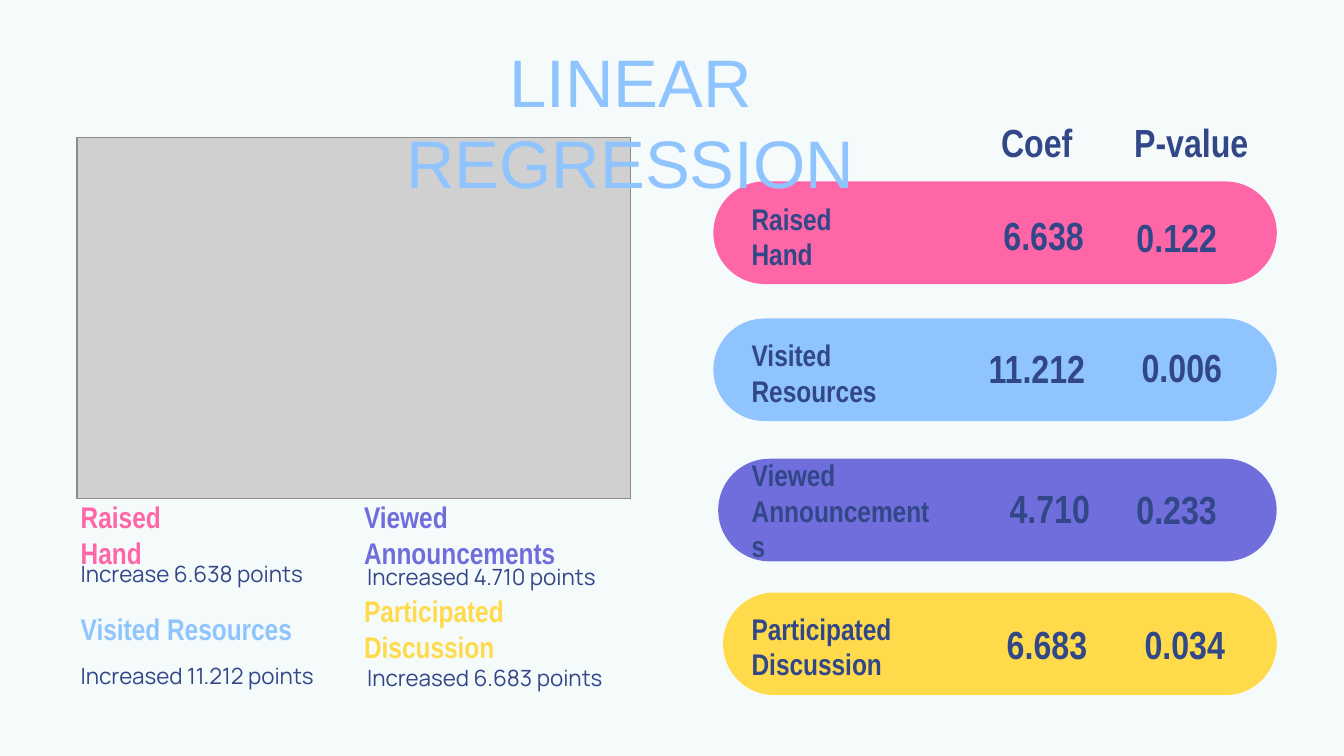
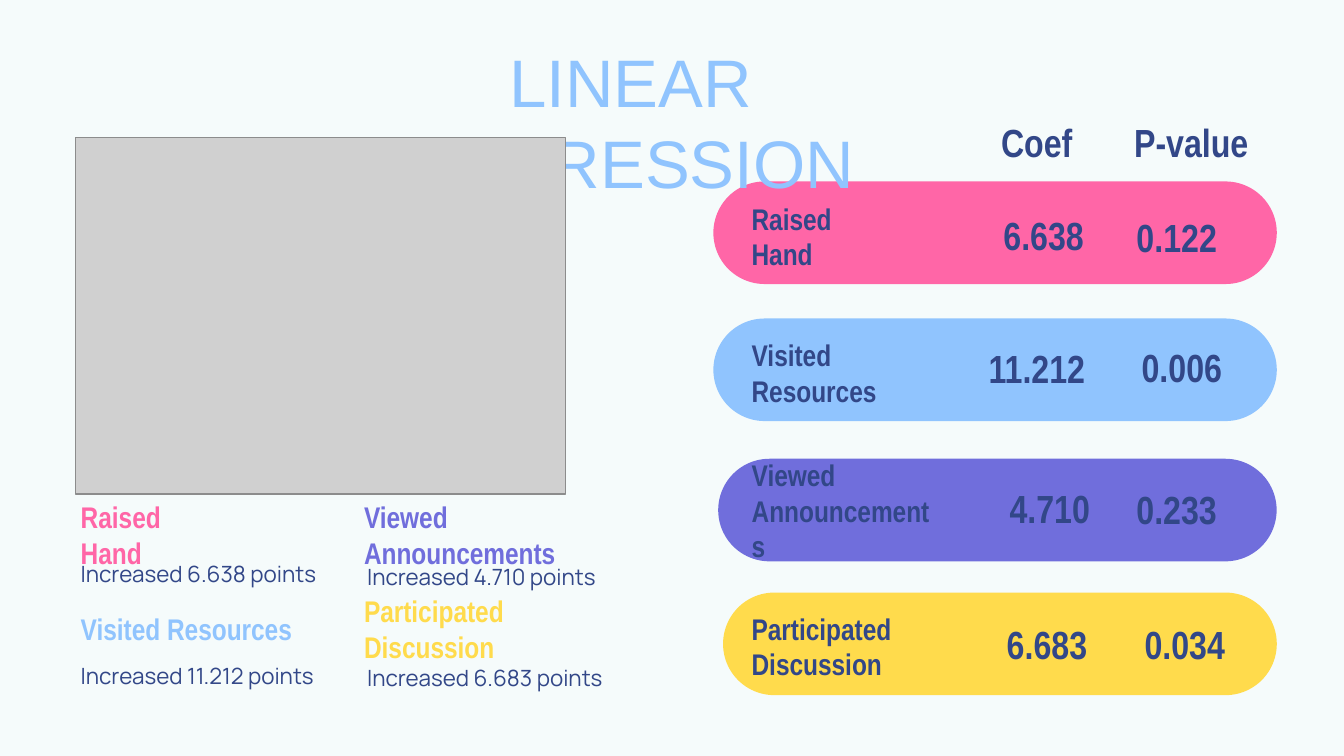
Before and after one commit to dyan27/da-capstone, a slide deck: slide 9 of DAI Final Capstone.pptx (slide 8 before the commit). Drawn at 1344x756 pixels with LibreOffice and Linux fonts; fonts in the diff are those of the drawing; grey boxes stand for pictures. Boxes give left, top, right and bottom in pixels: in the first picture for what was removed or moved away, otherwise in the second. Text is boxed around its words. In the diff, an @@ line names an element or a change of style, - is before the commit and + after.

```diff
--- a/DAI Final Capstone.pptx
+++ b/DAI Final Capstone.pptx
@@ picture: place and size @@
-picture at (77, 137, 630, 499)
+picture at (75, 137, 564, 493)
@@ text at (81, 562, 316, 588): text changed @@
-Increase 6.638 points
+Increased 6.638 points
```
Also in this commit, not shown: 10 other slides changed, 1 slide added, 16 other files.
